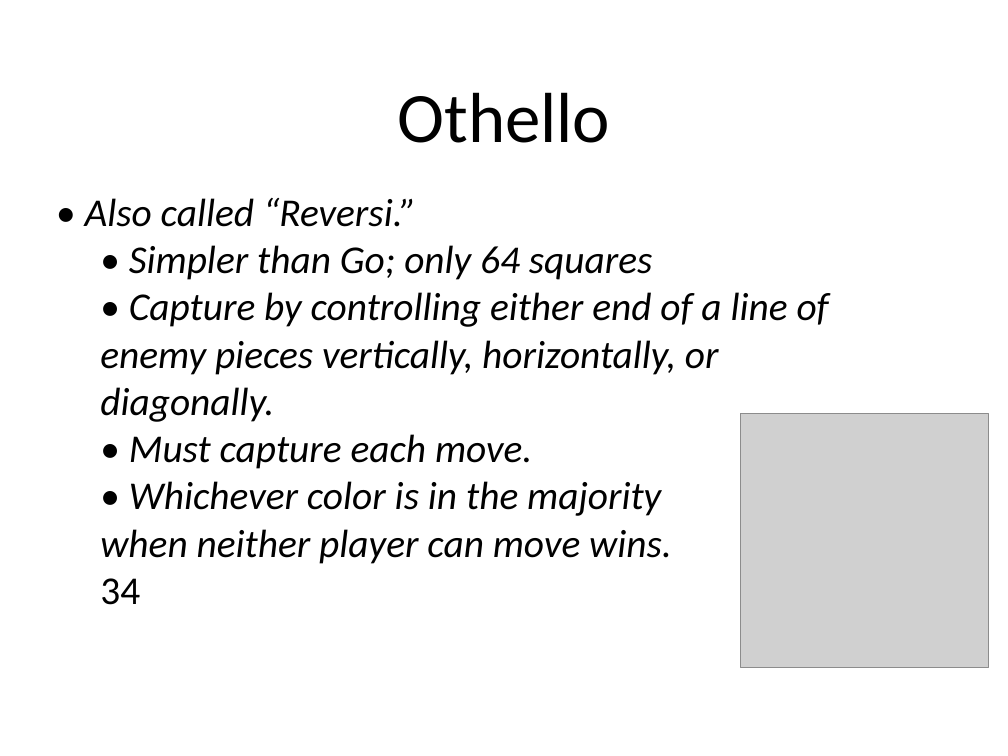
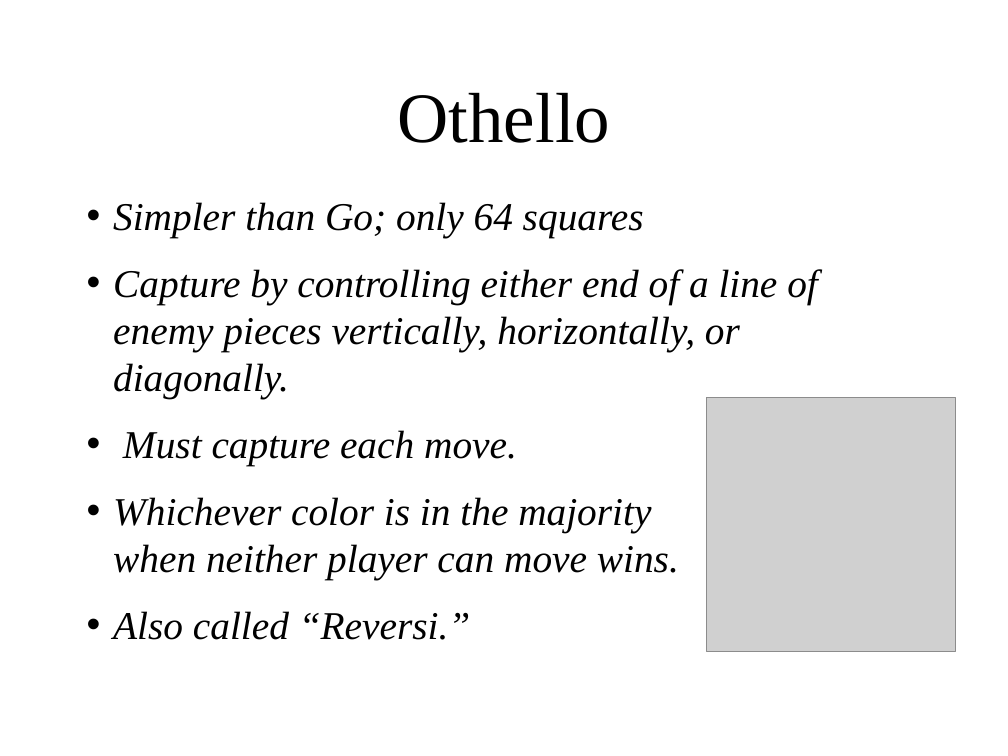
Before and after one commit to amod0017/rit-othello, a slide deck: slide 3 of Othello/other/Othello-Presentation-2.ppt. Drawn at 1008x756 pixels with LibreOffice and Linux fonts; fonts in the diff are those of the drawing; grey boxes stand for pictures; background and template pictures are left out. Boxes give left, top, right and bottom in pixels: in the first picture for what was removed or moved away, otherwise in the second. Text is boxed around its words. In the diff, an @@ line names an element or a change of style, - is before the commit and + after.

Commit message:
- Merged Presentations - Added Styling (I still have the original if it looks weird on a PPT)

```diff
--- a/Othello/other/Othello-Presentation-2.ppt
+++ b/Othello/other/Othello-Presentation-2.ppt
@@ title "Othello" at box(398, 92, 610, 143): font Calibri to Times New Roman @@
@@ text at box(113, 202, 818, 640): text changed; font Calibri to Times New Roman @@
-• Also called “Reversi.”
-• Simpler than Go; only 64 squares
-• Capture by controlling either end of a line of
-enemy pieces vertically, horizontally, or
-diagonally.
-• Must capture each move.
-• Whichever color is in the majority
-when neither player can move wins.
-34
+• Simpler than Go; only 64 squares
+• Capture by controlling either end of a line of
+  enemy pieces vertically, horizontally, or
+  diagonally.
+• Must capture each move.
+• Whichever color is in the majority
+  when neither player can move wins.
+• Also called “Reversi.”
@@ picture: place and size @@
-picture at box(740, 413, 988, 667)
+picture at box(707, 398, 955, 651)
```
Also in this commit, not shown: 30 other slides changed, 8 slides added, 5 slides removed.
